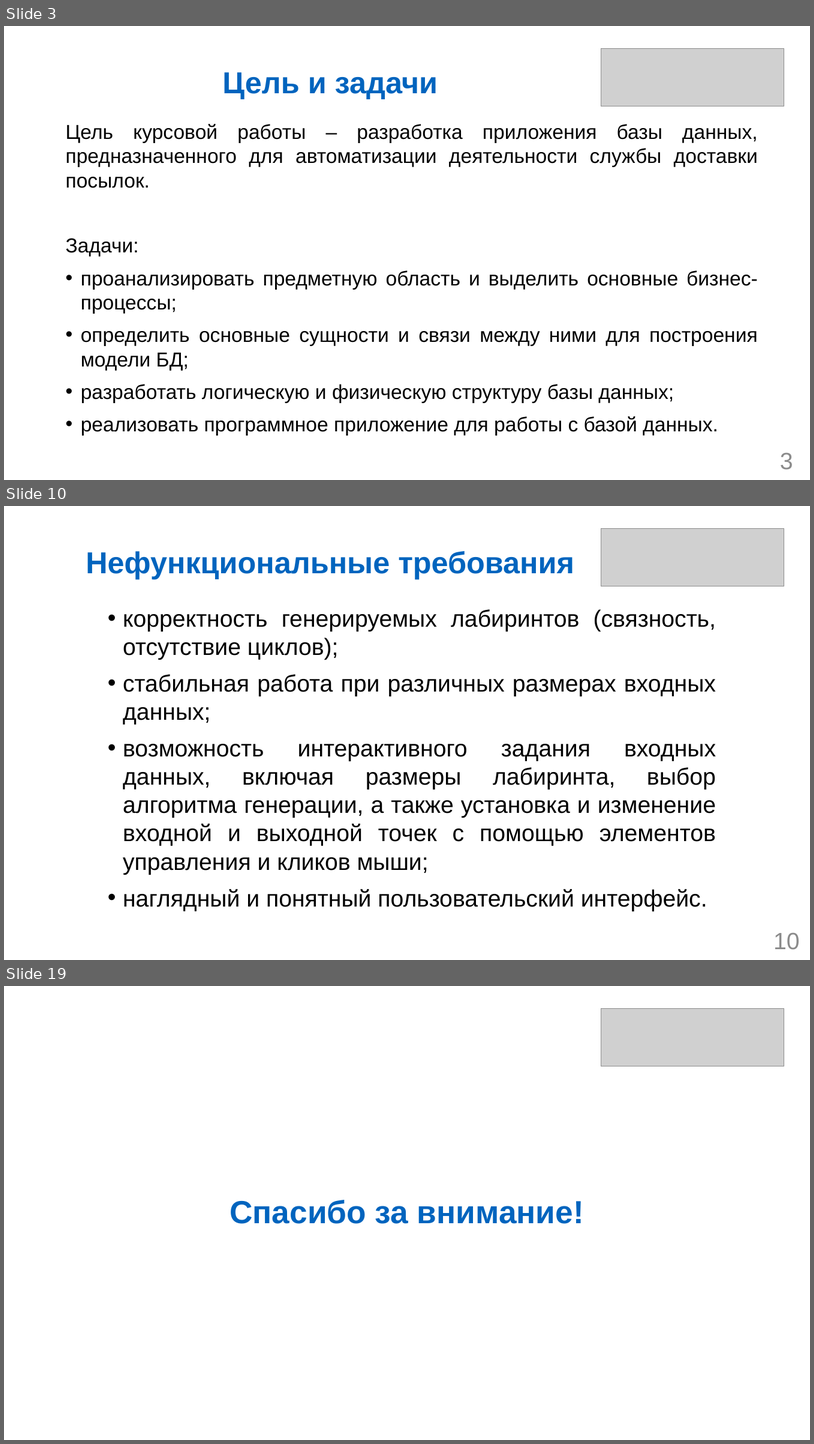
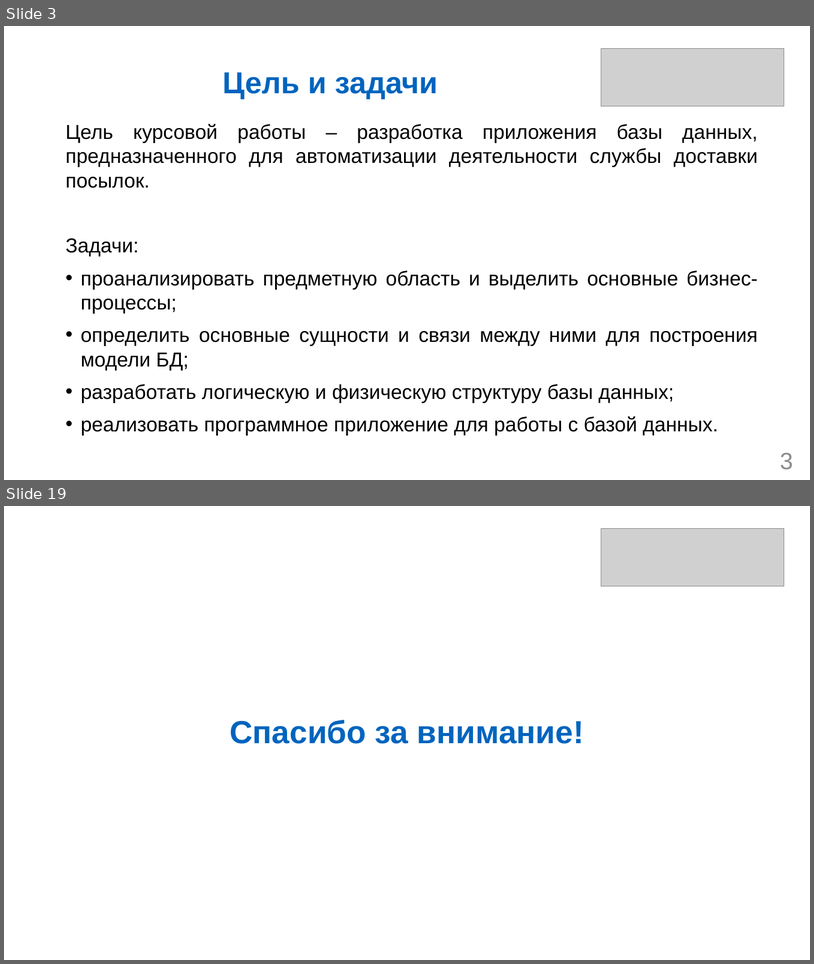
Before and after one commit to DimaDima51/db-coursework, a slide deck: Котельников ИВТб23о-1 Курсовая работа.pptx. Shown one above the other, each under a label of ours: slides 3, 10 and 19 before the commit, slides 3 and 19 after it; the slides between them are not shown. The pictures are 814x1444 and 814x964 pixels, drawn with LibreOffice and Linux fonts; fonts in the diff are those of the drawing; grey boxes stand for pictures. Boxes give left, top, right and bottom in pixels: in the first picture for what was removed or moved away, otherwise in the second. Text is boxed around its words. In the diff, an @@ line names an element or a change of style, - is before the commit and + after.

```diff
--- a/Котельников ИВТб23о-1 Курсовая работа.pptx
+++ b/Котельников ИВТб23о-1 Курсовая работа.pptx
@@ slide 10 removed at (4, 506, 810, 960), background #FFFFFF @@
@@ picture removed at (601, 528, 785, 586) @@
@@ title removed at (86, 551, 575, 579) @@
-Нефункциональные требования
@@ text removed at (123, 609, 716, 911) @@
-• корректность генерируемых лабиринтов (связность, отсутствие циклов);
-• стабильная работа при различных размерах входных данных;
-• возможность интерактивного задания входных данных, включая размеры лабиринта, выбор алгоритма генерации, а также установка и изменение входной и выходной точек с помощью элементов управления и кликов мыши;
-• наглядный и понятный пользовательский интерфейс.
@@ page number removed at (774, 932, 800, 949) @@
-10
```
Also in this commit, not shown: 3 slides changed, 12 slides added, 11 other slides removed, 6 other files.
